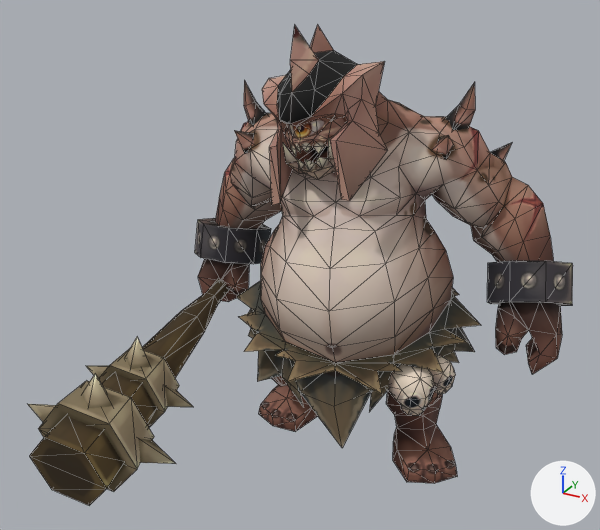
The OBJ model Resource/Boss02/Animation/Idle/Idle (27).obj as it was, and as the next commit left it.
The view is the same before and after, from a camera (50 mm lens) standing at (191.0, -425.0, 327.0) and looking at (-17.0, -46.0, 137.0). Lighting does not change. The marker at lower right points along +X, +Y and +Z. Mesh edges are drawn as thin lines. Where no turn or scale is listed for an object, it has been applied to the vertices. Vertices at the same position are counted once.

Objects in the first picture: 'Cyclops01_W', 'Cyclops03'.
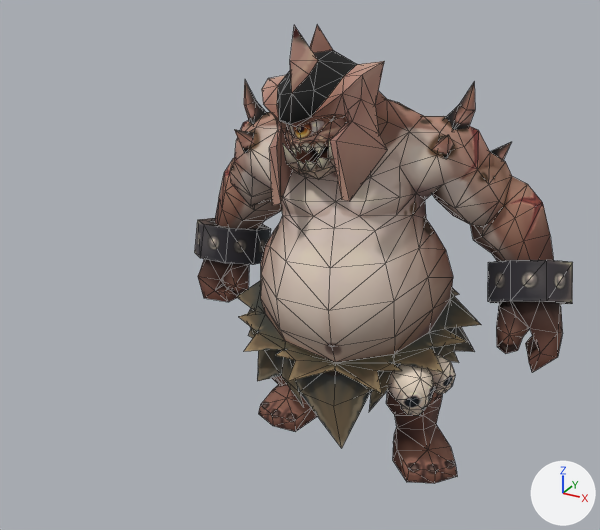
Pixel boxes [x1, y1, x2, y2] of what changed, in the pictures (600 x 530 px; the box of a moved part takes in the faces that stretch with it):
'Cyclops03', reshaped: before [195, 24, 573, 483]; after [195, 25, 573, 483]
'Cyclops01_W', deleted (brown): before [28, 279, 230, 506]
part 1 of me_cyclops03, moved or reshaped: before [487, 261, 573, 306]; after [488, 260, 573, 304]
part 2 of me_cyclops03, moved or reshaped: before [490, 143, 512, 161]; after [490, 142, 511, 160]
part 3 of me_cyclops03, rebuilt: before [495, 302, 562, 374]; after [496, 301, 563, 372]
part 4 of me_cyclops03, moved or reshaped: before [234, 80, 256, 154]; after [234, 79, 256, 153]

Edits to the bpy script that builds the scene:
```text
Change me_cyclops03:
    used by ob_cyclops03; location = (0.0, 0.0, 0.0)
    verts and faces of me_cyclops03; kept vertices keep their numbers, new ones are numbered from 738
    before: 323 (-92.0, 14.0, 196.0) at pixel (243, 123), 644 (-89.0, 13.0, 225.0) at pixel (244, 79), 650 (-90.0, 12.0, 209.0) at pixel (243, 105), 651 (-85.0, 7.0, 210.0) at pixel (245, 105), 658 (-76.0, -21.0, 202.0) at pixel (234, 130)
    before: 659 (-64.0, -10.0, 189.0), 660 (-68.0, -4.0, 197.0), 661 (-79.0, -6.0, 191.0), 662 (-75.0, -12.0, 186.0) at pixel (244, 153)
    remove me_cyclops03.from_pydata(...)  # 738 vertices, 1324 faces; spans x -141.0..120.0, y -68.0..81.0, z -1.0..268.0
    add me_cyclops03.from_pydata(...)  # 738 vertices, 1324 faces; spans x -141.0..119.0, y -68.0..81.0, z -1.0..268.0
    me_cyclops03 part 1: the loose piece of 16 vertices spanning x 65.0..120.0, y 15.0..72.0, z 91.0..136.0 is moved by (0.0, 2.0, 0.0)
    me_cyclops03 part 2: the loose piece of 5 vertices spanning x 55.0..68.0, y 50.0..63.0, z 178.0..194.0 is moved by (0.0, 1.0, 0.0)
    me_cyclops03 part 3: the loose piece of 29 vertices spanning x 78.0..118.0, y 9.0..59.0, z 64.0..114.0 is rebuilt with 29 vertices and now spans x 78.0..118.0, y 10.0..61.0, z 64.0..114.0
    me_cyclops03 part 4
    add delete_vertices([659, 661])  # with the faces that use them
    add verts[323] = (-92.0, 14.0, 197.0)  # moved, pixel (243, 122)
    add verts[651] = (-85.0, 7.0, 211.0)  # moved, pixel (245, 105)
    add verts[644] = (-89.0, 13.0, 225.0)  # moved, pixel (244, 78)
    add verts[650] = (-90.0, 12.0, 209.0)  # moved, pixel (243, 104)
    add verts[738] = (-64.0, -10.0, 190.0)
    add verts[739] = (-79.0, -6.0, 192.0)
    add faces += [(658, 662, 738), (658, 738, 660), (658, 739, 662), (658, 660, 739)]
Remove ob_cyclops01_w:
    ob_cyclops01_w = bpy.data.objects.new('Cyclops01_W', me_cyclops01_w)
    ob_cyclops01_w.location = (0.0, 0.0, 0.0)
```
